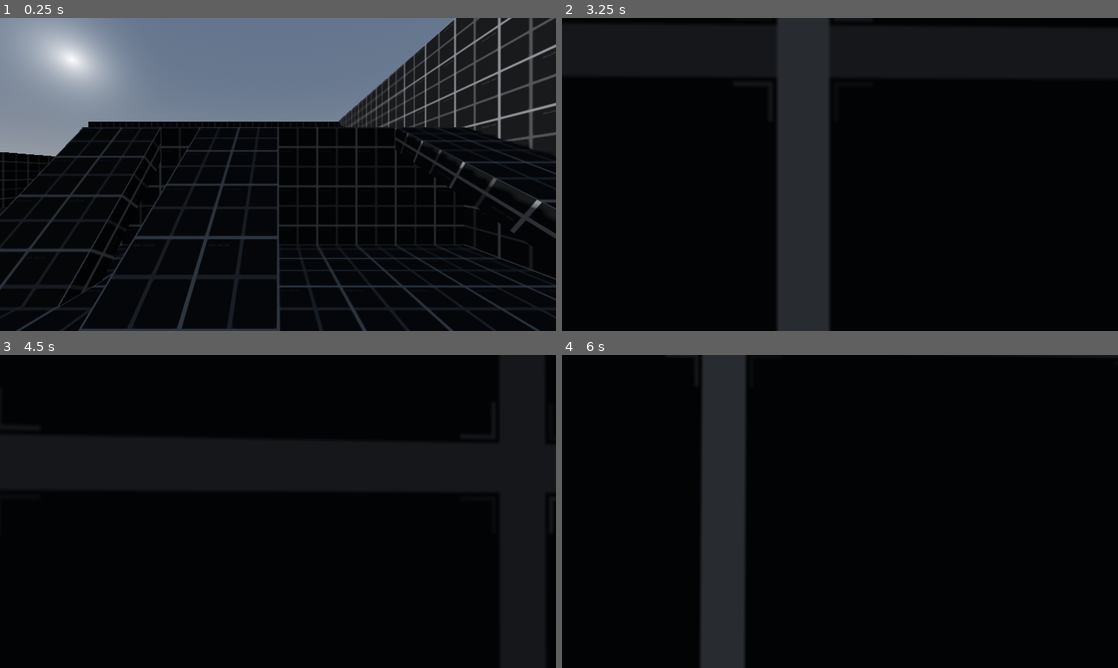
Above: before the commit, frames 1-4 (two rows, left to right).
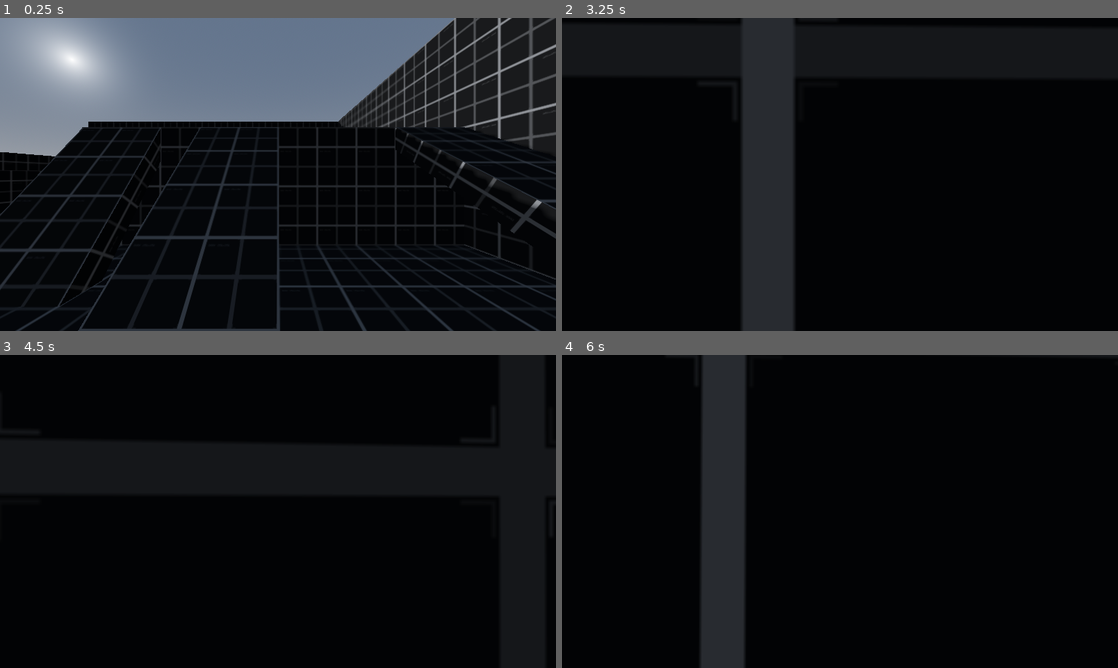
Above: after the commit, the same moments.

Repository: rbarongr/GodotFirstPersonController
Game: Godot game, scene res://Sandbox.tscn
Same seed, same stepped clock (60 frames per second), same inputs: the game is played once before the commit and once after it.
Inputs (mouse positions are in pixels of both pictures, inside the frame that each line leads up to):
- Up to frame 1 (0.25 s): no input
- Up to frame 2 (3.25 s): tap Enter at 0.5 s; move the mouse to (834, 180) at 0.52 s; hold Ctrl (move_crouch) 0.53-1.28 s; hold W (move_forward) 0.53-2.78 s; tap Space (jump) at 0.77, 1.52, 2.75, 3.02 s; move the mouse to (878, 177) at 1.27 s; tap Shift (move_walk) at 1.35, 2.85 s; move the mouse to (795, 171) at 2.02 s; hold Ctrl (move_crouch) 2.03-2.78 s; move the mouse to (845, 174) at 2.77 s; hold A (move_left) from 2.78 s (still down)
- Up to frame 3 (4.5 s): move the mouse to (255, 505) at 3.52 s; release A (move_left) at 3.53 s; hold Ctrl (move_crouch) 3.53-4.28 s; hold W (move_forward) from 3.53 s (still down); tap Space (jump) at 3.77 s; move the mouse to (305, 511) at 4.27 s; tap Shift (move_walk) at 4.35 s
- Up to frame 4 (6 s): tap Space (jump) at 4.52 s; move the mouse to (812, 511) at 5.02 s; hold Ctrl (move_crouch) 5.03-5.78 s; tap Enter at 5.75 s; move the mouse to (851, 505) at 5.77 s; release W (move_forward) at 5.78 s; hold D (move_right) from 5.78 s (still down); tap Shift (move_walk) at 5.85 s

The runs differ from the first frame. In frame 1, less than 0.1% of the frame differs, in the area x 0-6%, y 48-61%; in frame 2, 10%, in the area x 32-49%, y 0-100%; in frame 3, less than 0.1%; in frame 4, less than 0.1%.

Commit message:
adding wedged wall for movement testing

Diff:
--- a/Sandbox.tscn
+++ b/Sandbox.tscn
@@ -134,6 +134,12 @@
 size = Vector3(20, 3, 0.5)
 material = SubResource("StandardMaterial3D_p85vg")
 
+[node name="Wall11" type="CSGBox3D" parent="Platform"]
+transform = Transform3D(0.130319, 0, 0.991472, 0, 1, 0, -0.991472, 0, 0.130319, -13.7038, 0.500264, -2.93798)
+use_collision = true
+size = Vector3(20, 3, 0.5)
+material = SubResource("StandardMaterial3D_p85vg")
+
 [node name="Wall10" type="CSGBox3D" parent="Platform"]
 transform = Transform3D(-4.37114e-08, 0, 1, 0, 1, 0, -1, 0, -4.37114e-08, -15, 1.5, 14.9766)
 use_collision = true
